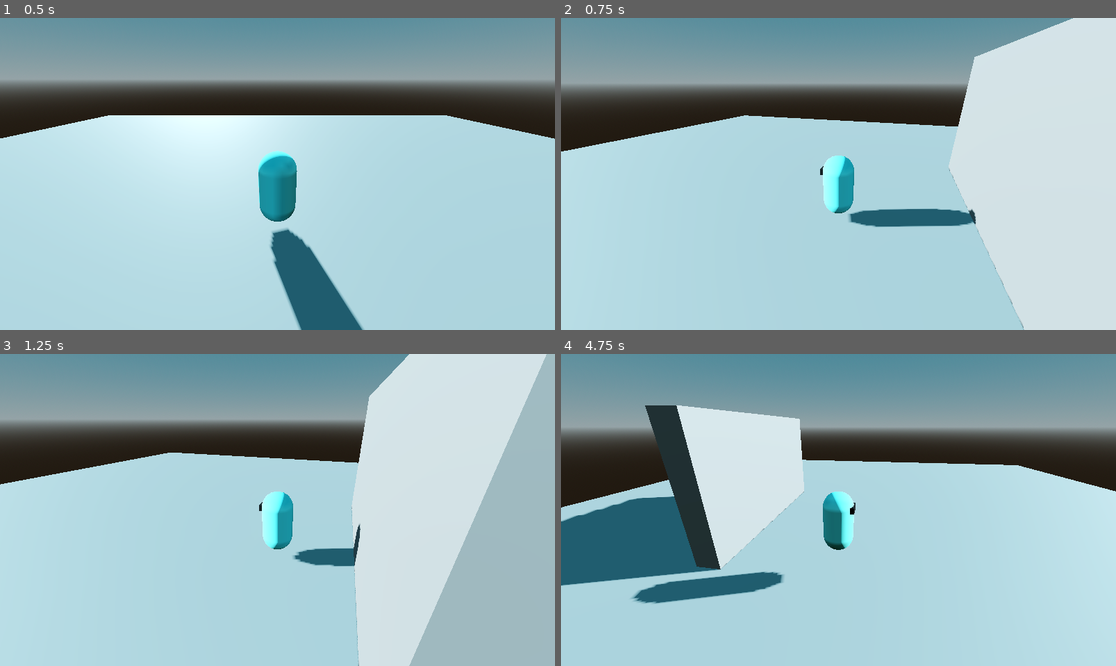
Above: before the commit, frames 1-4 (two rows, left to right).
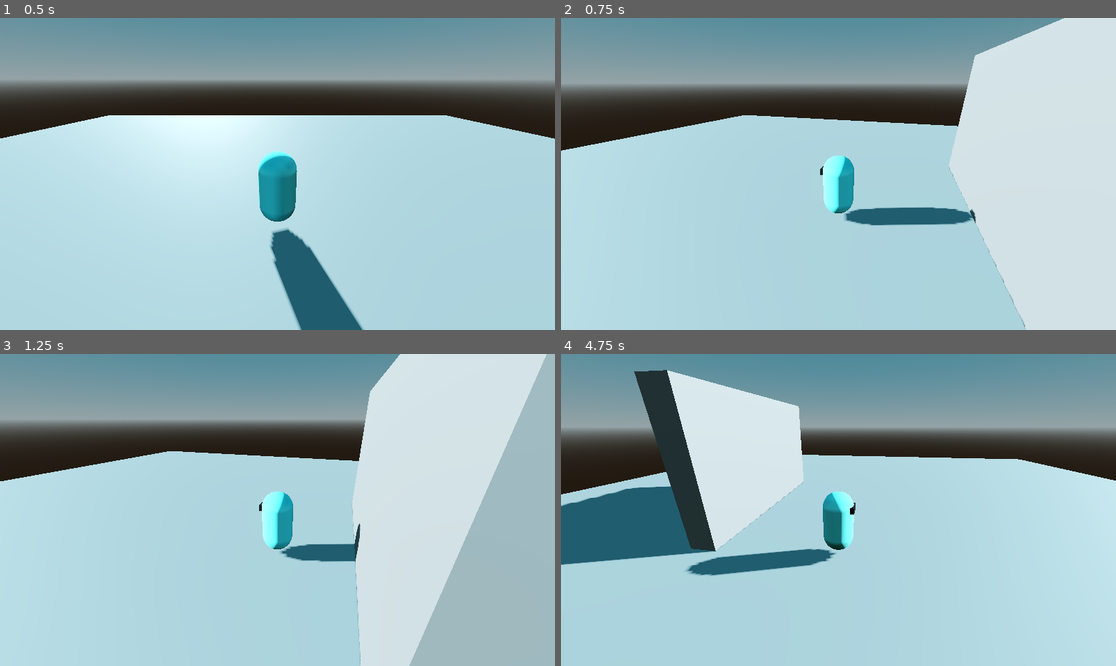
Above: after the commit, the same moments.

Repository: NISCHAY17/ZELDA-attempt
Game: Godot game, scene res://scenes/level.tscn
Same seed, same stepped clock (60 frames per second), same inputs: the game is played once before the commit and once after it.
Inputs (mouse positions are in pixels of both pictures, inside the frame that each line leads up to):
- Up to frame 1 (0.5 s): no input
- Up to frame 2 (0.75 s): tap Enter at 0.5 s; move the mouse to (960, 158) at 0.52 s; hold D (right) from 0.53 s (still down); tap Space (jump) at 0.6 s
- Up to frame 3 (1.25 s): keep holding D (right); tap Space (jump) at 0.77, 1.07 s
- Up to frame 4 (4.75 s): move the mouse to (727, 525) at 1.27 s; release D (right) at 1.28 s; hold Down (backward) 1.28-2.03 s; tap Alt at 1.35, 3.6 s; tap Space (jump) at 1.52, 1.55, 1.82, 2.3, 2.85, 3.02, 3.32, 3.77, 3.8, 4.07, 4.52, 4.55 s; move the mouse to (894, 441) at 2.02 s; hold D (right) 2.03-2.78 s; tap Shift at 2.1, 4.35 s; move the mouse to (810, 572) at 2.77 s; hold W (forward) 2.78-3.53 s; move the mouse to (1005, 556) at 3.52 s; hold A (left) from 3.53 s (still down); move the mouse to (672, 463) at 4.27 s

Frame 1 is identical in both runs. In frame 2, 0.8% of the frame differs, in the area x 0-93%, y 0-100%; in frame 3, 1.1%; in frame 4, 10%, in the area x 0-100%, y 5-81%.

Commit message:
fine tuning jump

Diff:
--- a/zelda-attempt/ENTITIES/player/player.gd
+++ b/zelda-attempt/ENTITIES/player/player.gd
@@ -14,12 +14,17 @@
 @onready var camera_3d: Node3D = $"CAMERA CONTROLLER"
 
 var movement_input := Vector2.ZERO
-func _physics_process(_delta: float) -> void:
+
+func jump_logic(delta) -> void:
+	if Input.is_action_just_pressed("jump"):
+		velocity.y = -jump_velocity
+	var gravity = jump_gravity if  velocity .y > 0 else fall_gravity
+	velocity.y -= gravity * delta
+
+
+
+func _physics_process(delta: float) -> void:
 	movement_input = Input.get_vector("left","right","forward","backward").rotated(-camera_3d.global_rotation.y)
 	velocity = Vector3(movement_input.x,0,movement_input.y) * base_speed
-
-	if Input.is_action_just_pressed("jump"):
-		velocity.y = 4
-
-
 	move_and_slide()
+	jump_logic(delta)
--- a/zelda-attempt/ENTITIES/player/player.tscn
+++ b/zelda-attempt/ENTITIES/player/player.tscn
@@ -33,6 +33,6 @@
 min_limit_x = -0.8
 max_limit_x = -0.2
 
-[node name="MeshInstance3D2" type="MeshInstance3D" parent="." unique_id=1147003793]
+[node name="beanglasses" type="MeshInstance3D" parent="." unique_id=1147003793]
 transform = Transform3D(0.54095703, 0, 0, 0, -0.18947363, 0, 0, 0, 0.21082523, 0.018862486, 1.4991171, -0.42205817)
 mesh = SubResource("BoxMesh_6mcbg")
